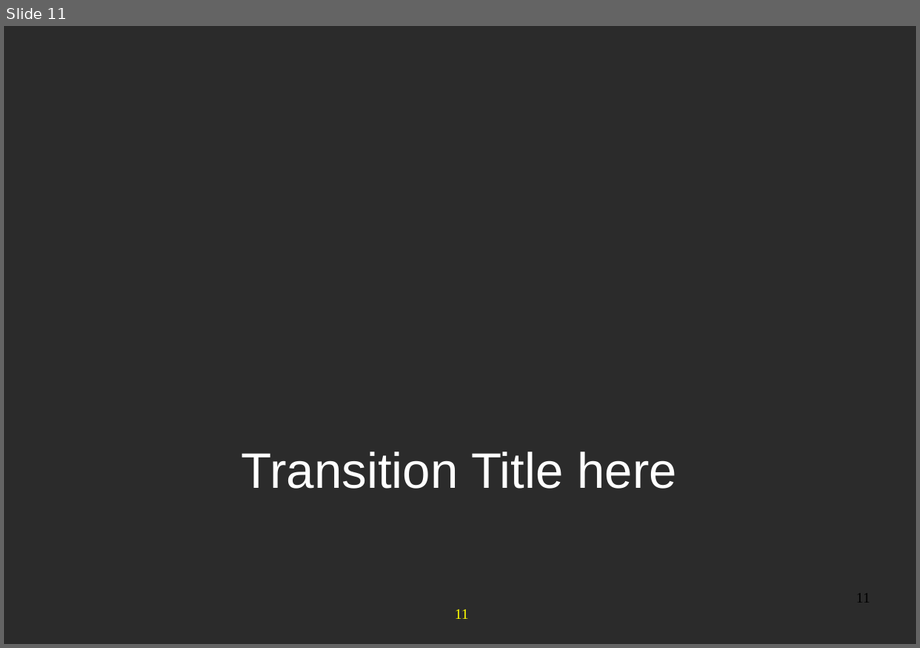
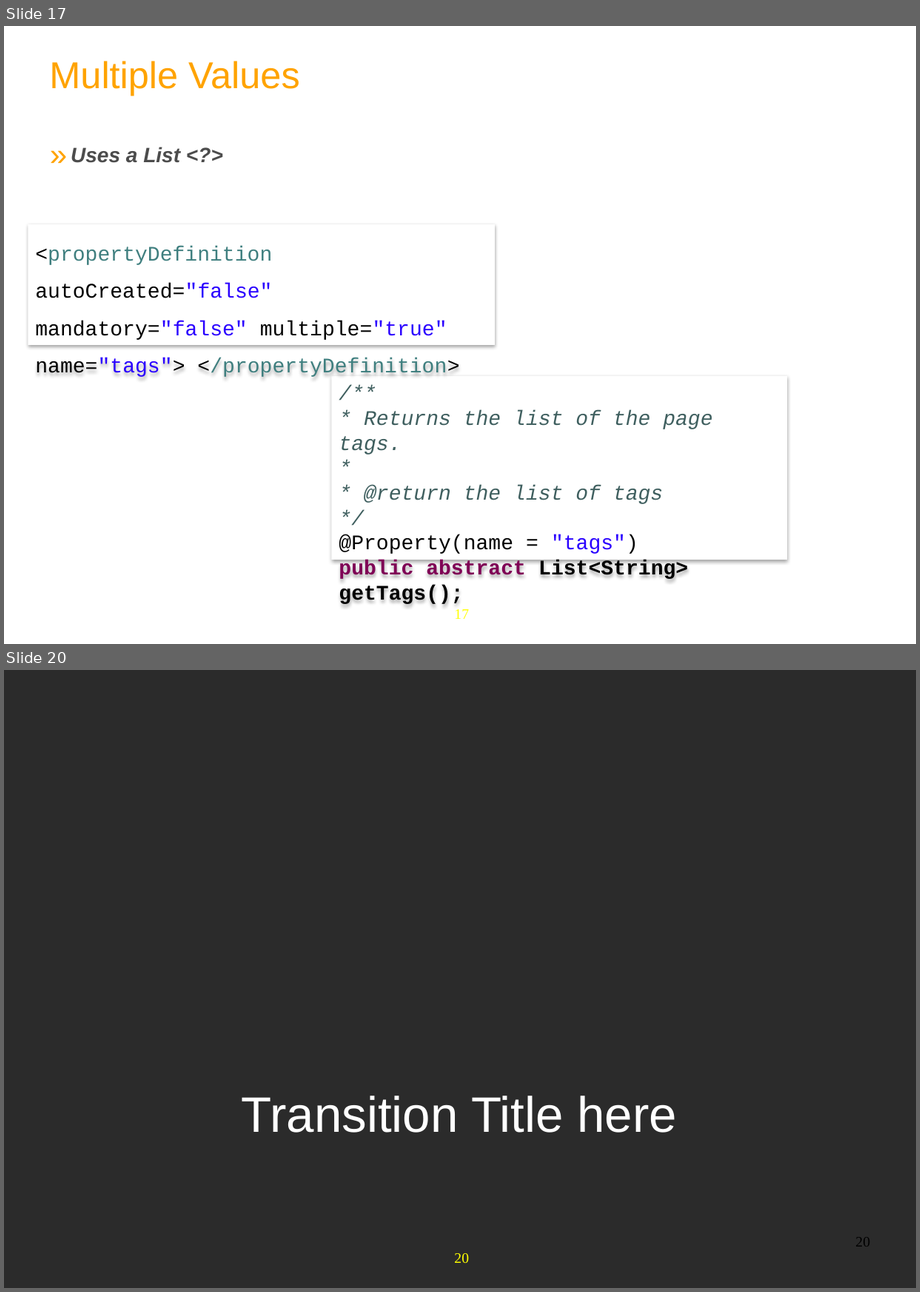
Before and after one commit to anhvurz90/training, a slide deck: slides/exo-developer/en/370-Chromattic-XDev-en.pptx. Shown one above the other, each under a label of ours: slide 11 before the commit, slides 17 and 20 after it; the slides between them are not shown. The pictures are 920x648 and 920x1292 pixels, drawn with LibreOffice and Linux fonts; fonts in the diff are those of the drawing; background and template pictures are left out; a plain dark background stands for a picture behind light text. Boxes give left, top, right and bottom in pixels: in the first picture for what was removed or moved away, otherwise in the second. Text is boxed around its words. In the diff, an @@ line names an element or a change of style, - is before the commit and + after.

```diff
--- a/slides/exo-developer/en/370-Chromattic-XDev-en.pptx
+++ b/slides/exo-developer/en/370-Chromattic-XDev-en.pptx
@@ slide 17 added at bbox=[4, 26, 916, 644], background #FFFFFF; not listed: 1 template element that a slide beside it also shows @@
@@ text added at bbox=[49, 61, 300, 95], 36 pt, text #FFA300 @@
+Multiple Values
@@ text added at bbox=[71, 147, 180, 163], 20 pt, text #4C4C4C, bold, italic @@
+» Uses a List <?>
@@ rectangle added at bbox=[28, 224, 495, 345], fill #FFFFFF, 20 pt, text #000000 @@
+<propertyDefinition autoCreated="false" mandatory="false" multiple="true" name="tags"> </propertyDefinition>
@@ rectangle added at bbox=[331, 376, 787, 560], fill #FFFFFF, 20 pt, text #3F5F5F @@
+/**
+* Returns the list of the page tags.
+*
+* @return the list of tags
+*/
+@Property(name = "tags")
+public abstract List<String> getTags();
@@ what was slide 11 is now slide 20 @@
@@ page number at bbox=[855, 1238, 870, 1246]: text changed @@
-11
+20
@@ page number at bbox=[454, 1253, 469, 1263]: text changed @@
-11
+20
```
Also in this commit, not shown: 5 slides changed, 10 other slides added, 6 slides removed.
